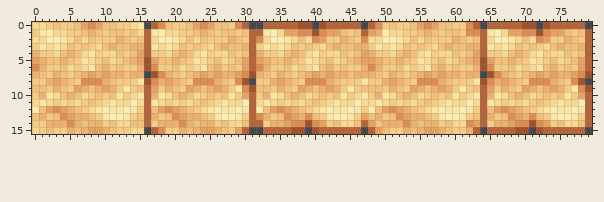
Two versions of one sprite sheet, datafiles/resources/item/sand/sprite.png. Above is the file before it was changed.
The file is 80x16 pixels.
New version:
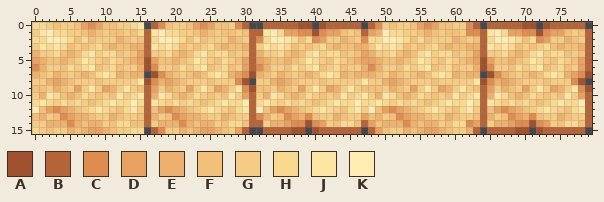
Palette (. is transparent): A #a0512d  B #b46438  C #de8c50  D #e7a261  E #edb06d  F #f3c079  G #f6cc84  H #f9d990  J #fde5a3  K #feecb2
Changes in this commit:
Changed rows in their new state; - is an unchanged pixel.
first column x 7:
 6 ---GH--------------GH--------------GH--------------GH--------------GH--
 7 -FHJH------------FHJH------------FHJH------------FHJH------------FHJH--
 8 GGFGG-----------GGFGG-----------GGFGG-----------GGFGG-----------GGFGG--
 9 GJG-------------GJG-------------GJG-------------GJG-------------GJG----
12 ---HGFH------------HGFH------------HGFH------------HGFH------------HGFH
13 ---GEFG------------GEFG------------GEFG------------GEFG------------GEFG
